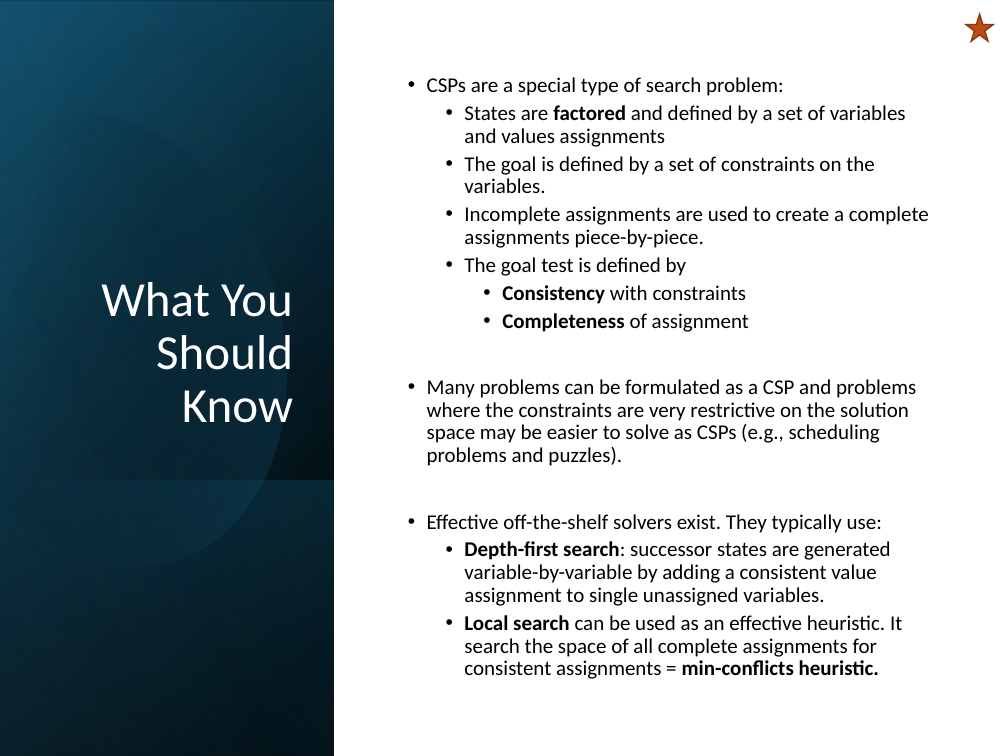
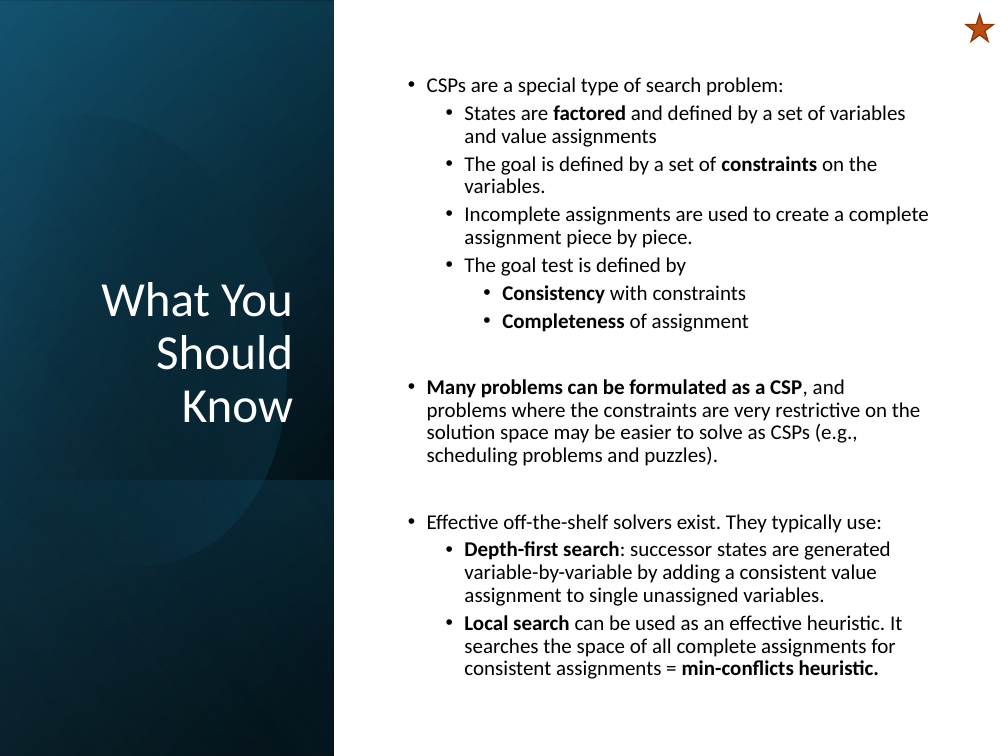
Before and after one commit to mhahsler/CS7320-AI, a slide deck: slide 22 of slides/06_CSP.pptx. Drawn at 1008x756 pixels with LibreOffice and Linux fonts; fonts in the diff are those of the drawing. Boxes give left, top, right and bottom in pixels: in the first picture for what was removed or moved away, otherwise in the second. Text is boxed around its words. In the diff, an @@ line names an element or a change of style, - is before the commit and + after.

```diff
--- a/slides/06_CSP.pptx
+++ b/slides/06_CSP.pptx
@@ text at <box>464,105,906,147</box>: text changed @@
-  • States are factored and defined by a set of variables and values assignments
+  • States are factored and defined by a set of variables and value assignments
@@ text at <box>464,156,877,193</box>: bold on in "constraints" @@
@@ text at <box>464,206,929,248</box>: text changed @@
-  • Incomplete assignments are used to create a complete assignments piece-by-piece.
+  • Incomplete assignments are used to create a complete assignment piece by piece.
@@ text at <box>427,379,920,466</box>: text changed @@
-• Many problems can be formulated as a CSP and problems where the constraints are very restrictive on the solution space may be easier to solve as CSPs (e.g., scheduling problems and puzzles).
+• Many problems can be formulated as a CSP, and problems where the constraints are very restrictive on the solution space may be easier to solve as CSPs (e.g., scheduling problems and puzzles).
@@ text at <box>464,615,902,679</box>: text changed @@
-  • Local search can be used as an effective heuristic. It search the space of all complete assignments for consistent assignments = min-conflicts heuristic.
+  • Local search can be used as an effective heuristic. It searches the space of all complete assignments for consistent assignments = min-conflicts heuristic.
```
Also in this commit, not shown: 14 other slides changed, 22 other files.
